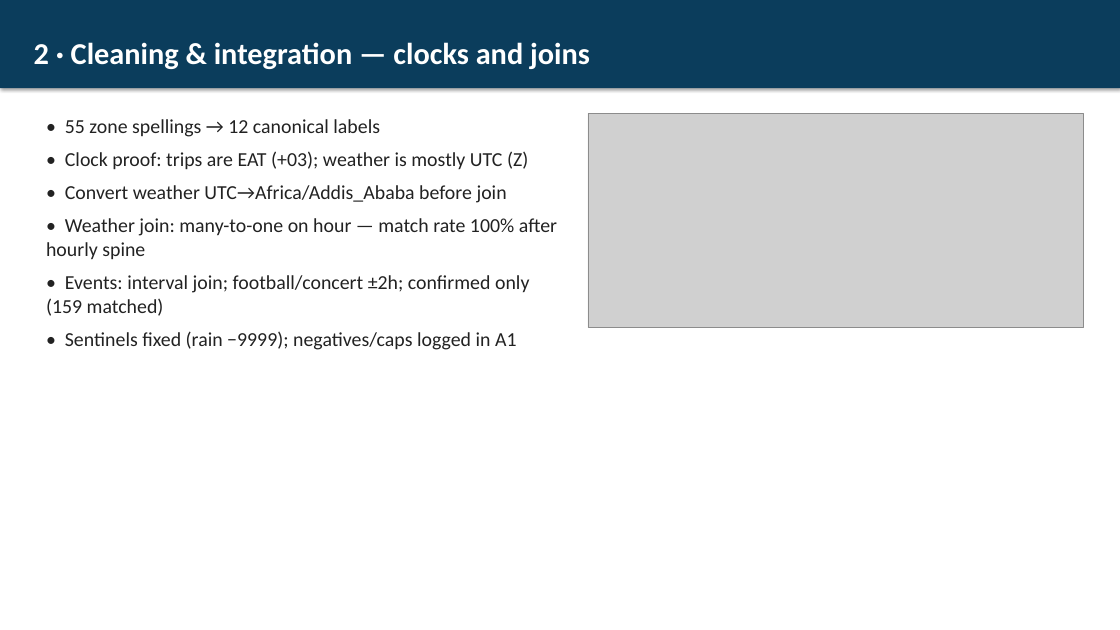
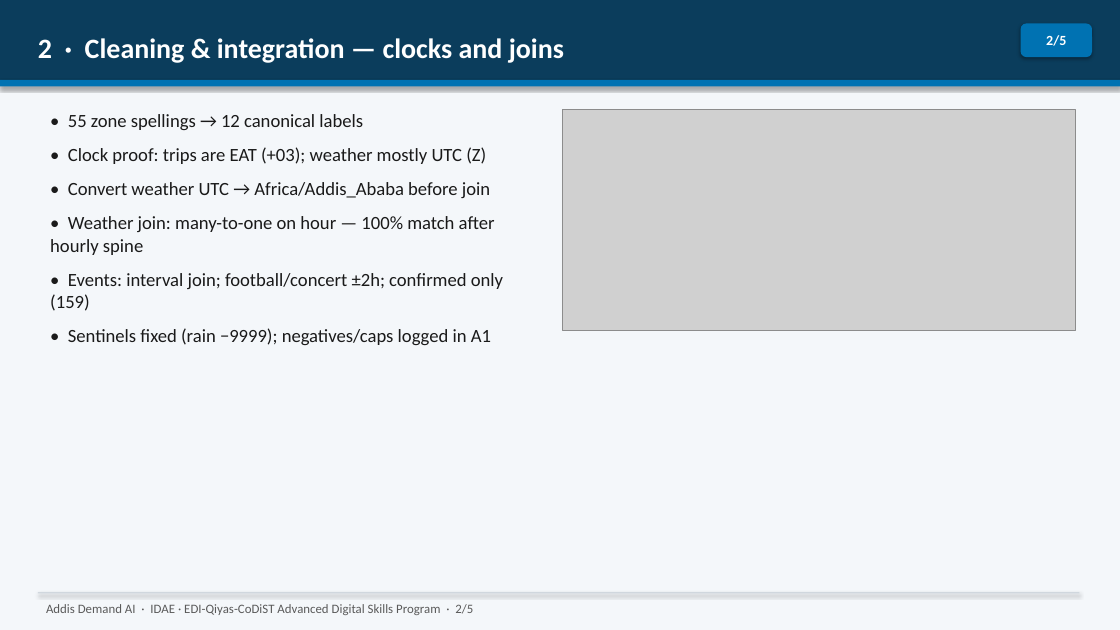
Before and after one commit to kncod/EthioMobility-AI-final, a slide deck: slide 2 of presentation/team_addis_demand_ai_slides.pptx. Drawn at 1120x630 pixels with LibreOffice and Linux fonts; fonts in the diff are those of the drawing; grey boxes stand for pictures. Boxes give left, top, right and bottom in pixels: in the first picture for what was removed or moved away, otherwise in the second. Text is boxed around its words. In the diff, an @@ line names an element or a change of style, - is before the commit and + after.

```diff
--- a/presentation/team_addis_demand_ai_slides.pptx
+++ b/presentation/team_addis_demand_ai_slides.pptx
@@ rectangle "2 · Cleaning & integration ..." resized from (x1=0, y1=0, x2=1120, y2=88) to (x1=0, y1=0, x2=1120, y2=80) @@
@@ rectangle "2 · Cleaning & integration ..." at (x1=0, y1=0, x2=1120, y2=80): size 26 to 24 pt @@
@@ rectangle added at (x1=0, y1=0, x2=1120, y2=630), fill #F4F7FA @@
@@ rounded rectangle added at (x1=1021, y1=24, x2=1092, y2=57), fill #0072B2, 12 pt, text #FFFFFF, bold @@
+2/5
@@ rectangle added at (x1=0, y1=80, x2=1120, y2=87), fill #0072B2 @@
@@ text at (x1=68, y1=114, x2=491, y2=345): size 17 to 16 pt, text colour #222222 to #1A1A1A in "• 55 zone spellings → 12 canonical ...", "• Sentinels fixed (rain −9999); negatives/caps logged ..."; more space between paragraphs @@
@@ picture resized from (x1=588, y1=113, x2=1084, y2=328) to (x1=563, y1=109, x2=1075, y2=331) @@
@@ text at (x1=50, y1=147, x2=503, y2=311): text changed; size 17 to 16 pt; text colour #222222 to #1A1A1A @@
-• Clock proof: trips are EAT (+03); weather is mostly UTC (Z)
-• Convert weather UTC→Africa/Addis_Ababa before join
-• Weather join: many-to-one on hour — match rate 100% after hourly spine
-• Events: interval join; football/concert ±2h; confirmed only (159 matched)
+• Clock proof: trips are EAT (+03); weather mostly UTC (Z)
+• Convert weather UTC → Africa/Addis_Ababa before join
+• Weather join: many-to-one on hour — 100% match after hourly spine
+• Events: interval join; football/concert ±2h; confirmed only (159)
@@ rectangle added at (x1=38, y1=592, x2=1080, y2=593), fill #D0D7DE @@
@@ text added at (x1=46, y1=604, x2=473, y2=615), 11 pt, text #5A5A5A @@
+Addis Demand AI · IDAE · EDI-Qiyas-CoDiST Advanced Digital Skills Program · 2/5
```
Also in this commit, not shown: 4 other slides changed.
